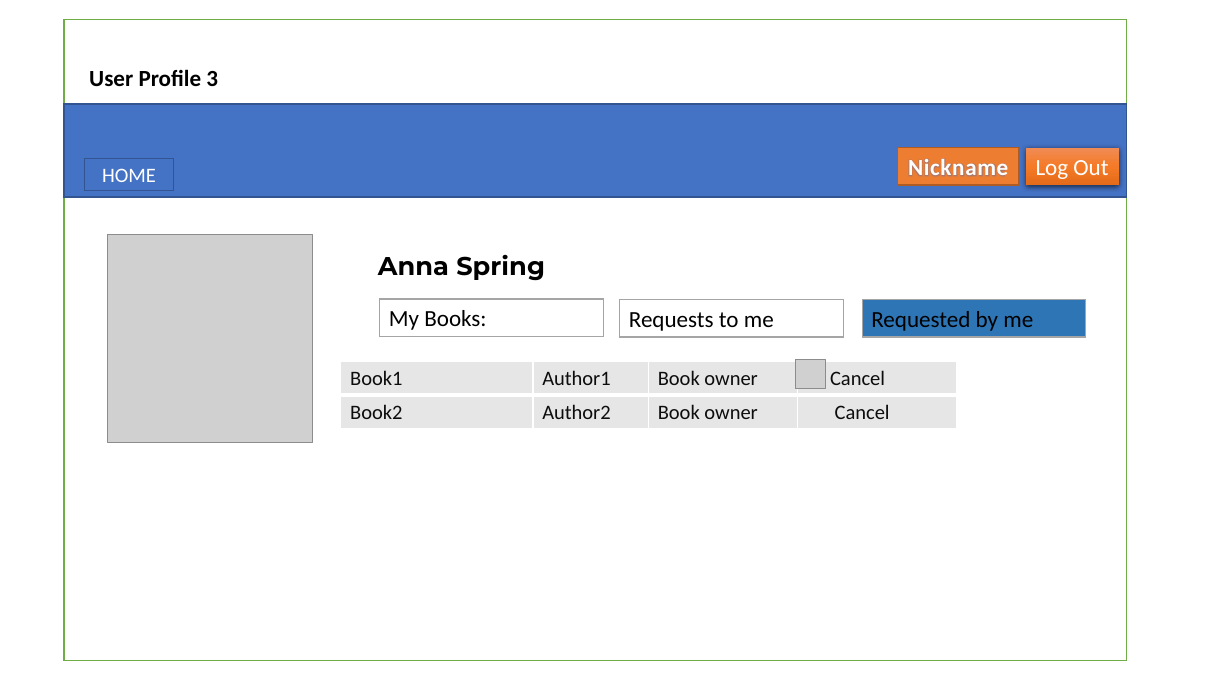
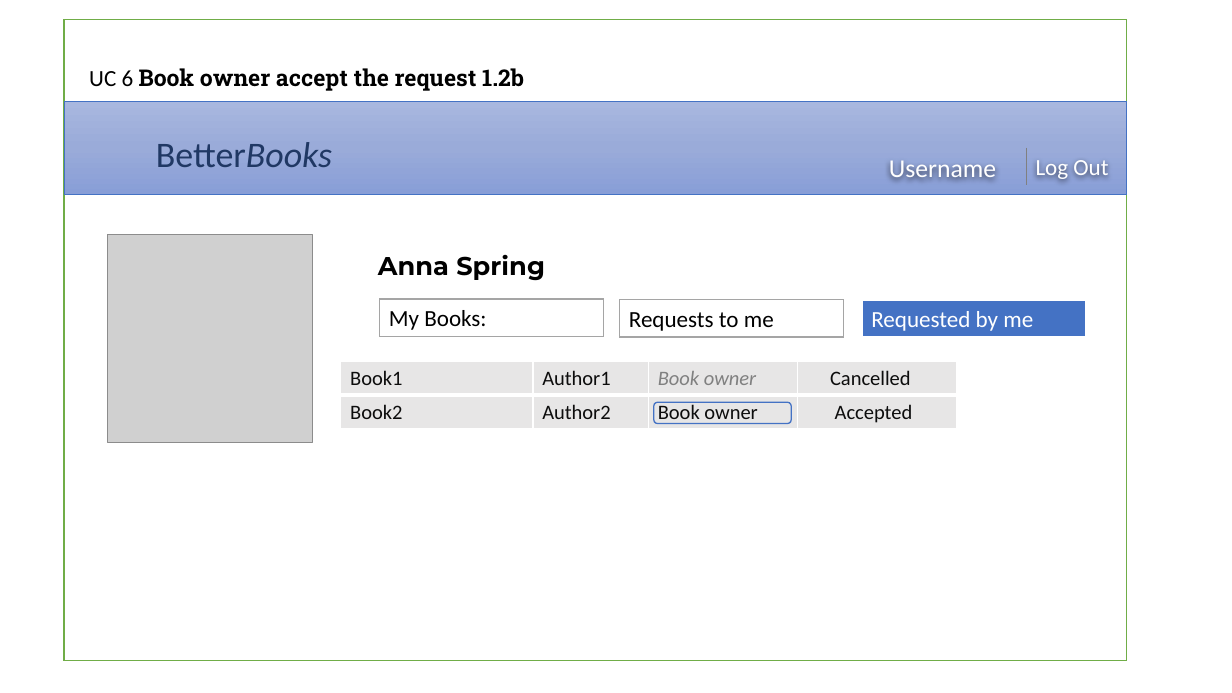
Before and after one commit to kateGalich/capstone, a slide deck: slide 7 of Construction 1/UI Prototypes.pptx (slide 8 before the commit). Drawn at 1232x693 pixels with LibreOffice and Linux fonts; fonts in the diff are those of the drawing; grey boxes stand for pictures; background and template pictures are left out. Boxes give left, top, right and bottom in pixels: in the first picture for what was removed or moved away, otherwise in the second. Text is boxed around its words. In the diff, an @@ line names an element or a change of style, - is before the commit and + after.

```diff
--- a/Construction 1/UI Prototypes.pptx
+++ b/Construction 1/UI Prototypes.pptx
@@ text at (89, 68, 524, 91): text changed; font Calibri to Roboto Slab @@
-User Profile 3
+UC 6 Book owner accept the request 1.2b
@@ rectangle at (64, 102, 1127, 195): fill #4472C4 to gradient #A8B7DF to #9AABD9 to #889ED7; outline #325491 1 pt to #4472C4 0.5 pt @@
@@ text added at (156, 142, 332, 167), 28 pt, text #203864 @@
+BetterBooks
@@ rectangle removed at (897, 148, 1019, 185) @@
-Nickname
@@ text "Log Out": place and size @@
-text "Log Out" at (1027, 148, 1119, 185)
+text "Log Out" at (1036, 160, 1108, 180)
@@ text "Log Out" at (1036, 160, 1108, 180): fill gradient #F18C57 to #F67B28 to #E56C19 to none; shadow off @@
@@ line added from (1027, 148) to (1027, 185), #808080 1 pt @@
@@ rectangle removed at (85, 158, 174, 190) @@
-HOME
@@ text added at (889, 160, 996, 179), 20 pt, text #FFFFFF @@
+Username
@@ rectangle "Requested by me" at (862, 299, 1086, 336): text colour #000000 to #FFFFFF; fill #2E75B6 to #4472C4; outline #A5A5A5 1 pt to #FFFFFF 1.5 pt @@
@@ table at (341, 361, 957, 429) @@
-row 1, column 4: Cancel
+row 1, column 4: Cancelled
-row 2, column 4: Cancel
+row 2, column 4: Accepted
@@ text colour #0D0D0D to #808080, italic on in "Book owner" @@
@@ picture removed at (796, 360, 825, 389) @@
@@ rounded rectangle added at (654, 402, 792, 423), outline #4472C4 1 pt @@
```
Also in this commit, not shown: 7 other slides changed, 4 slides added, 1 other file.
